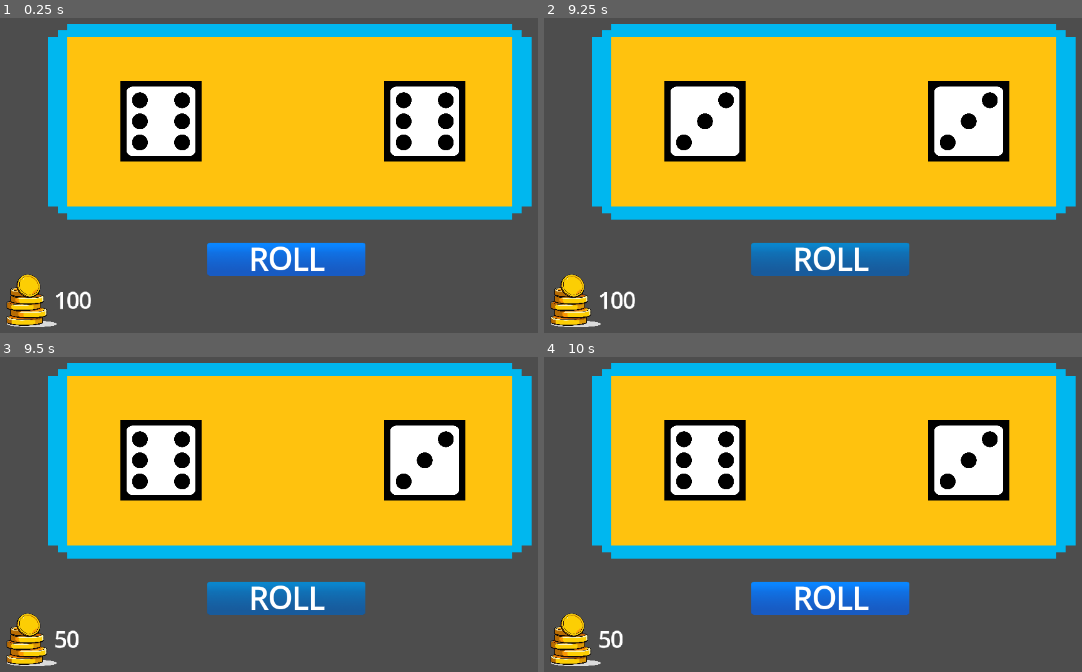
Above: before the commit, frames 1-4 (two rows, left to right).
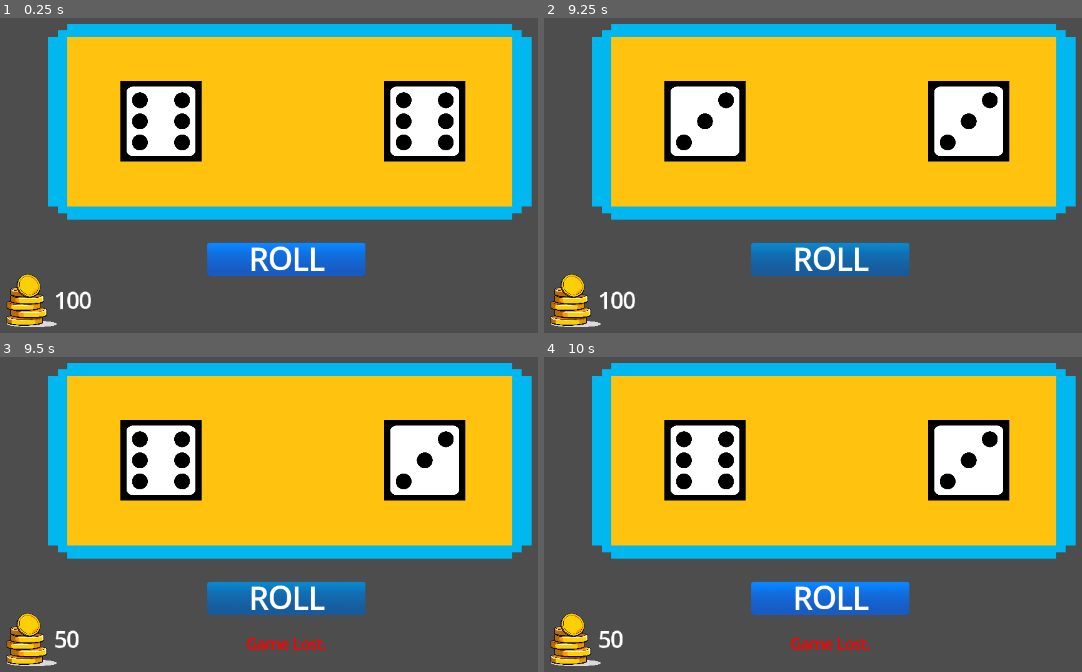
Above: after the commit, the same moments.

Repository: revvmp/Brackeys-Game-Jam-2025.2
Game: Godot game, scene res://mini_games/snake_eyes/DiceGame.tscn
Two runs of this game, one before a commit and one after it. Both use one fixed random seed, a clock stepped at 60 frames per second and the inputs below. This scene is started directly instead of the project's main scene.
Inputs (mouse positions are in pixels of both pictures, inside the frame that each line leads up to):
- Up to frame 1 (0.25 s): no input
- Up to frame 2 (9.25 s): tap Enter at 0.5, 6.5, 8 s; move the mouse to (829, 257) at 0.52 s; click (829, 257) at 0.6 s; move the mouse to (683, 184) at 1.27 s; click (683, 184) at 1.35 s; move the mouse to (925, 65) at 2.02 s; click (925, 65) at 2.1 s; move the mouse to (807, 254) at 2.77 s; click (807, 254) at 2.85 s; move the mouse to (outside the picture) at 3.52 s; click (outside the picture) at 3.6 s; move the mouse to (603, 96) at 4.27 s; click (603, 96) at 4.35 s; move the mouse to (882, 162) at 5.02 s; click (882, 162) at 5.1 s; tap Space at 5.75, 7.25, 8.75 s; move the mouse to (726, 52) at 5.77 s; click (726, 52) at 5.85 s; move the mouse to (1022, 140) at 6.52 s; click (1022, 140) at 6.6 s; move the mouse to (683, 184) at 7.27 s; click (683, 184) at 7.35 s; move the mouse to (925, 65) at 8.02 s; click (925, 65) at 8.1 s; move the mouse to (807, 254) at 8.77 s; click (807, 254) at 8.85 s
- Up to frame 3 (9.5 s): no input
- Up to frame 4 (10 s): move the mouse to (outside the picture) at 9.52 s; click (outside the picture) at 9.6 s

Frames 1-2 are identical in both runs. In frame 3, 0.3% of the frame differs, in the area x 45-61%, y 89-94%; in frame 4, 0.3%.

Commit message:
FEAT: Add Amount text

Diff:
--- a/mini_games/snake_eyes/DiceGame.tscn
+++ b/mini_games/snake_eyes/DiceGame.tscn
@@ -1,9 +1,10 @@
-[gd_scene load_steps=6 format=3 uid="uid://cu53mr7jop5l5"]
+[gd_scene load_steps=7 format=3 uid="uid://cu53mr7jop5l5"]
 
 [ext_resource type="Script" uid="uid://rkctf10ti0g2" path="res://mini_games/snake_eyes/dice_game.gd" id="1_rsba8"]
 [ext_resource type="Texture2D" uid="uid://dhqg8g8nq121l" path="res://assets/dice/table.png" id="2_gdh0p"]
 [ext_resource type="PackedScene" uid="uid://bokxys77740c3" path="res://mini_games/snake_eyes/Dice.tscn" id="3_iwtdq"]
 [ext_resource type="PackedScene" uid="uid://cdkt2fgsqb1ef" path="res://main_menu/main_menu_nodes/MoneyDisplay.tscn" id="5_moon8"]
+[ext_resource type="PackedScene" uid="uid://c5xaqqcqhl4a1" path="res://ui/FadingText.tscn" id="6_ja832"]
 [ext_resource type="PackedScene" uid="uid://53yhdre5wemc" path="res://mini_games/snake_eyes/Roll.tscn" id="9_12iu1"]
 
 [node name="DiceGame" type="Node2D"]
@@ -24,6 +25,9 @@
 position = Vector2(245, 579)
 scale = Vector2(0.36, 0.36)
 
+[node name="FadingText" parent="." instance=ExtResource("6_ja832")]
+position = Vector2(483, 569)
+
 [node name="SnakeEyes" type="Label" parent="."]
 offset_right = 40.0
 offset_bottom = 22.3333
--- /dev/null
+++ b/mini_games/snake_eyes/MoneyAmount.tscn
@@ -0,0 +1,18 @@
+[gd_scene load_steps=2 format=3 uid="uid://cai1egad7kcgd"]
+
+[ext_resource type="Script" uid="uid://62mmk43gd5he" path="res://mini_games/snake_eyes/money_amount.gd" id="1_v40fi"]
+
+[node name="MoneyAmount" type="Control"]
+layout_mode = 3
+anchors_preset = 15
+anchor_right = 1.0
+anchor_bottom = 1.0
+grow_horizontal = 2
+grow_vertical = 2
+script = ExtResource("1_v40fi")
+
+[node name="LineEdit" type="LineEdit" parent="."]
+layout_mode = 0
+offset_right = 73.0
+offset_bottom = 31.0
+placeholder_text = "Amount"
--- a/mini_games/snake_eyes/dice.gd
+++ b/mini_games/snake_eyes/dice.gd
@@ -12,6 +12,8 @@
 
 @onready var dice1 = $Dice
 @onready var dice2 = $Dice2
+@onready var text = $"../FadingText"
+
 
 func _ready() -> void:
 	randomize()
@@ -36,5 +38,7 @@
 	print("roll complete")
 	if num1 == num2:
 		emit_signal("snake_eyes")
+		text.display_text("Snake Eyes!", Color.SKY_BLUE)
 	else:
 		emit_signal("dice_game_lost")
+		text.display_text("Game Lost.", Color.RED)
--- /dev/null
+++ b/mini_games/snake_eyes/money_amount.gd
@@ -0,0 +1 @@
+extends Control
Not shown: 1 places in mini_games/bau_cua_cap_cop/BauCuaCaCop.tscn that only renumber resources
Not shown, added: mini_games/snake_eyes/money_amount.gd.uid
Not shown: 1 places in ui/FadingText.tscn that only renumber resources
